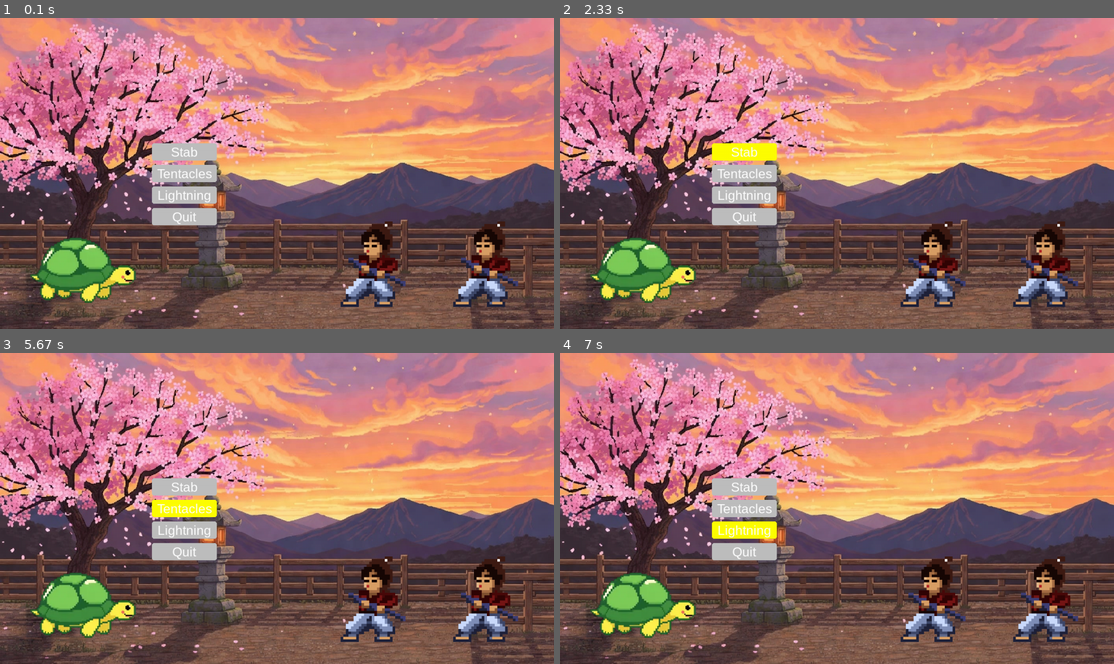
Above: before the commit, frames 1-4 (two rows, left to right).
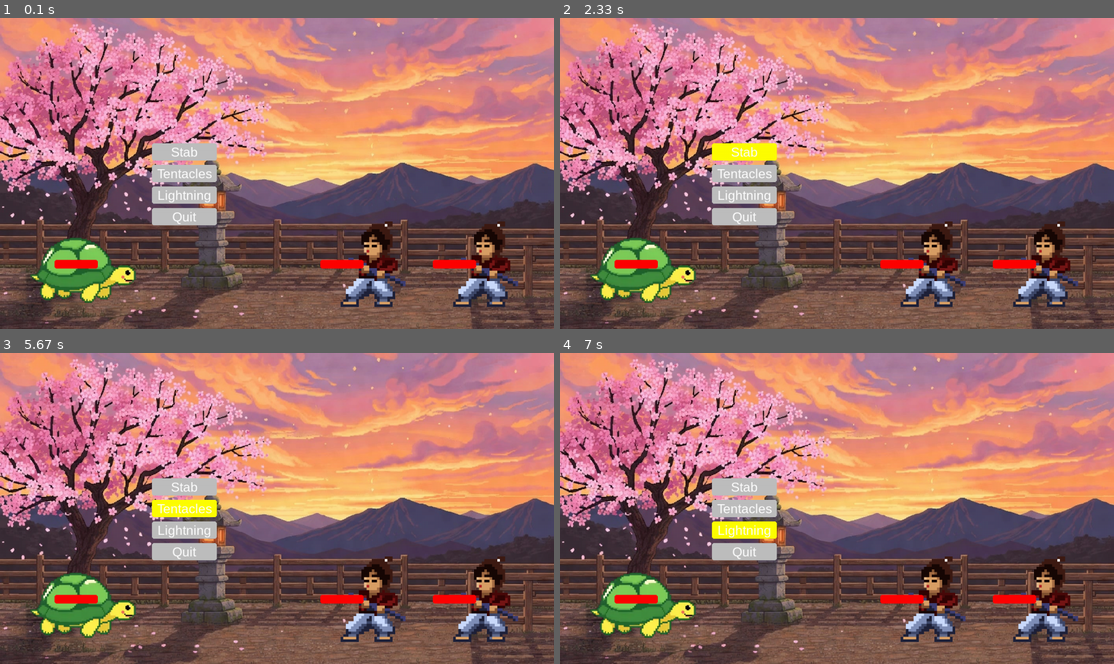
Above: after the commit, the same moments.

Repository: MathiasBenoni/IT
Game: pygame game, started from IT2/monster_rpg/main.py
The game is run twice, just before and just after one commit, with the same random seed, the same clock (stepped at 60 frames per second) and the same inputs.
Inputs (mouse positions are in pixels of both pictures, inside the frame that each line leads up to):
- Up to frame 1 (0.1 s): no input
- Up to frame 2 (2.33 s): click "Lightning" at 0.38 s; click (837, 195) at 0.72 s; click "Stab" at 2.05 s
- Up to frame 3 (5.67 s): click (249, 589) at 2.38 s; click "Tentacles" at 3.22 s; click (421, 480) at 3.55 s; click "Stab" at 4.38 s; click (116, 449) at 4.72 s; click "Tentacles" at 5.55 s
- Up to frame 4 (7 s): click (753, 598) at 5.88 s; click (726, 533) at 6.72 s

The runs differ from the first frame. In frame 1, 0.7% of the frame differs, in the area x 9-86%, y 77-81%; in frame 2, 0.7%; in frame 3, 0.7%; in frame 4, 0.7%.

Commit message:
Added heathbar

Diff:
--- a/IT2/monster_rpg/classes.py
+++ b/IT2/monster_rpg/classes.py
@@ -19,6 +19,9 @@
     # self.rect = pygame.Rect(0, 0, self.radius, self.radius)
     # self.rect.center = self.pos
 
+
+    self.heathbar = HealthBar(self.pos)
+
   def take_damage(self, damage):
     self.health -= damage
     if self.health <= 0:
@@ -33,8 +36,26 @@
       screen.blit(pygame.transform.flip(self.image, True, False), self.image_rect)
     else:
       screen.blit(self.image, self.image_rect)
+
+    self.heathbar.draw(screen)
     # pygame.draw.circle(screen, self.color, (self.pos), self.radius)
 
+class HealthBar:
+  def __init__(self, pos : tuple, color="red", border_radius=5):
+
+    self.width = 100
+    self.height = 20
+    self.color = color
+    self.border_radius = border_radius
+
+    self.pos = pos
+
+    self.rect = pygame.Rect(0, 0, self.width, self.height)
+    self.rect.center = self.pos
+
+  def draw(self, screen):
+    pygame.draw.rect(screen, self.color, self.rect, 0, self.border_radius)
+    pass
 
 class Button(Entity):
 
